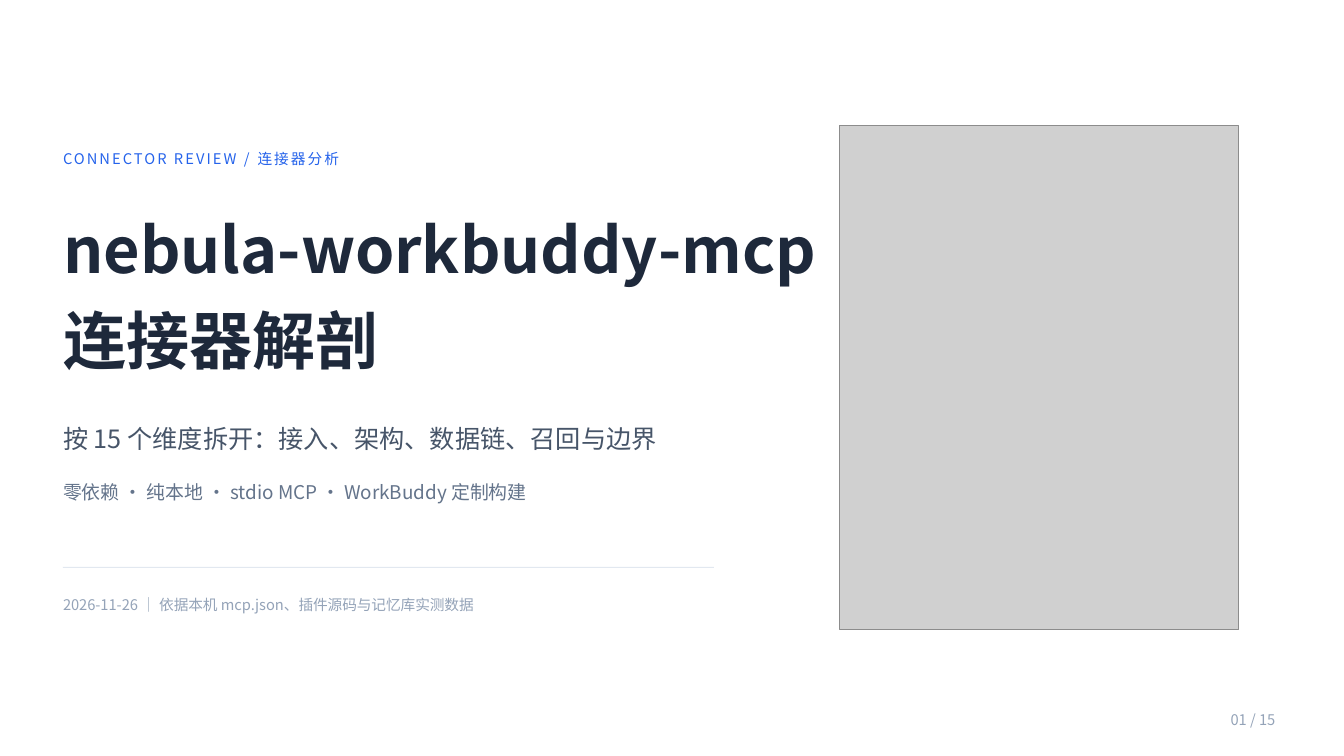
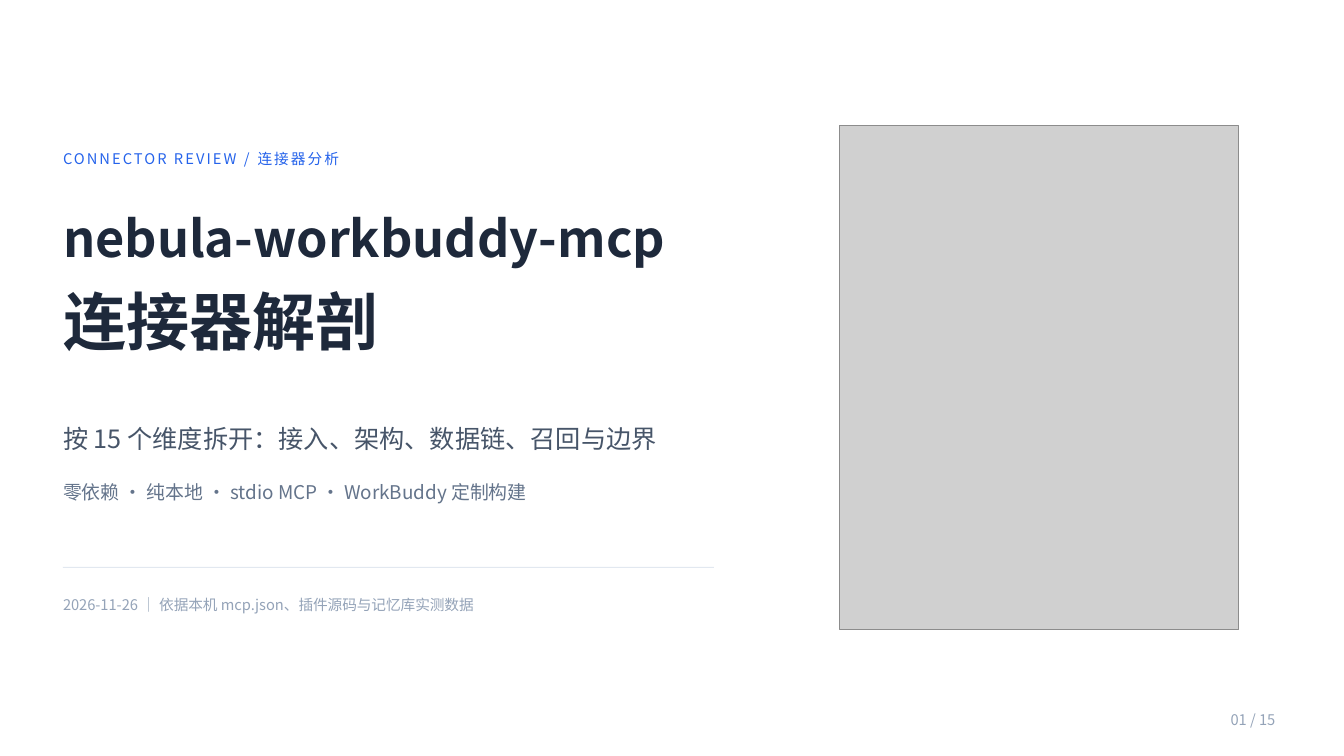
Before and after one commit to yb-zhai/nebula-workbuddy, a slide deck: slide 1 of docs/workbuddy-connector-review.pptx. Drawn at 1344x756 pixels with LibreOffice and Linux fonts; fonts in the diff are those of the drawing; grey boxes stand for pictures. Boxes give left, top, right and bottom in pixels: in the first picture for what was removed or moved away, otherwise in the second. Text is boxed around its words. In the diff, an @@ line names an element or a change of style, - is before the commit and + after.

Commit message:
fix(docs): 修复评测 PPT 首页图案不显示与标题重叠
1) 首页/末页的装饰图原本只有 svgBlip、没有回退位图，缺 SVG 支持的渲染器
   （WPS、旧版 PowerPoint）会显示空白。改为把 SVG 渲染成 PNG（3x，1140x1440）
   后替换为普通图片，任何软件都能显示。
2) 包名改长后，首页标题 45pt 在 7.29in 框内换行，第二行与「连接器解剖」
   及下方说明文字重叠。第一段字号降到 36pt，恢复单行。
3) 用 python-pptx + Edge 做了近似渲染预览（本机 ppt_render 不可用），
   逐页核对无其他重叠。

```diff
--- a/docs/workbuddy-connector-review.pptx
+++ b/docs/workbuddy-connector-review.pptx
@@ text at (63,216,665,269): size 45 to 36 pt in "nebula-workbuddy-mcp" @@
```
